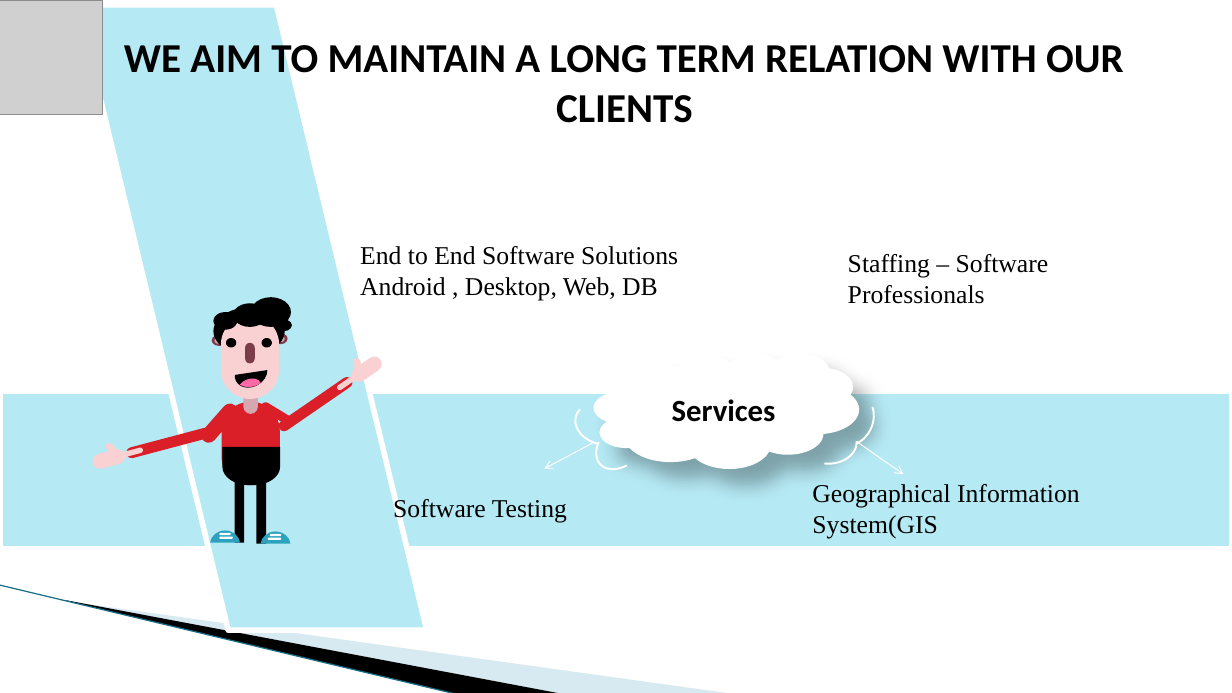
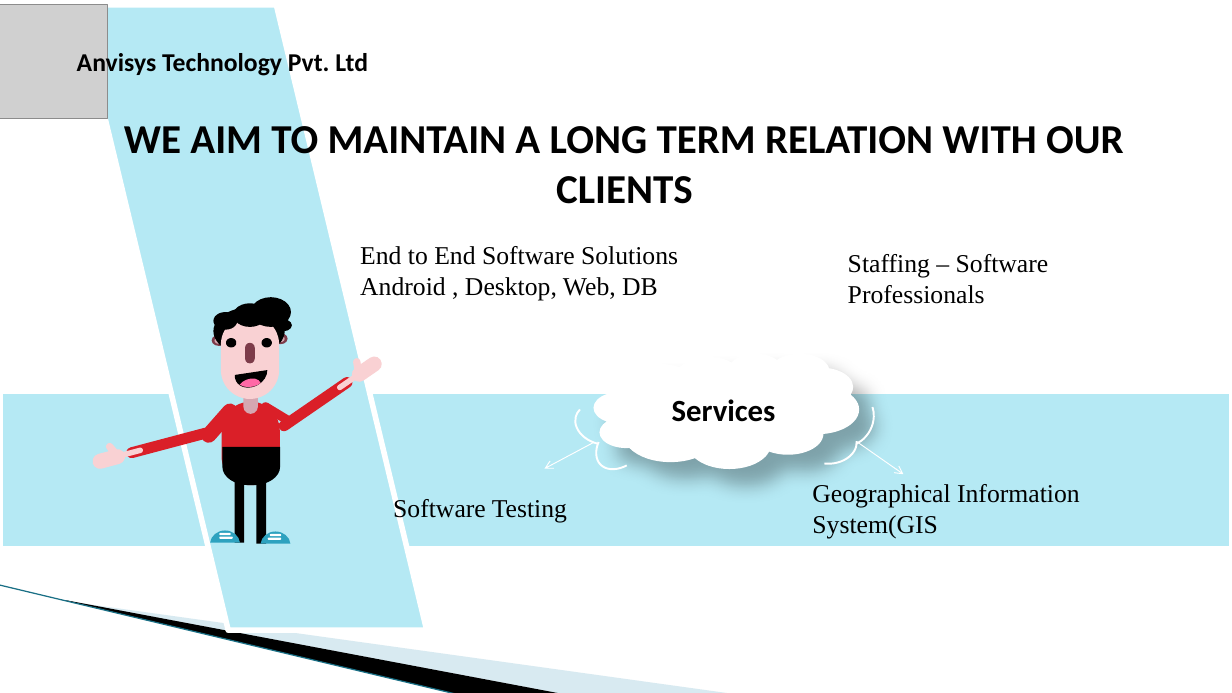
Before and after one commit to Anvisys/Documents, a slide deck: slide 4 of Anvisys technology presentation.pptx. Drawn at 1232x693 pixels with LibreOffice and Linux fonts; fonts in the diff are those of the drawing; grey boxes stand for pictures; background and template pictures are left out. Boxes give left, top, right and bottom in pixels: in the first picture for what was removed or moved away, otherwise in the second. Text is boxed around its words. In the diff, an @@ line names an element or a change of style, - is before the commit and + after.

```diff
--- a/Anvisys technology presentation.pptx
+++ b/Anvisys technology presentation.pptx
@@ picture: place and size @@
-picture at box(0, 0, 103, 114)
+picture at box(0, 5, 107, 118)
@@ text added at box(77, 50, 368, 77), 20 pt, text #000000, bold @@
+Anvisys Technology Pvt. Ltd
@@ text "WE AIM TO MAINTAIN A ...": place and size @@
-text "WE AIM TO MAINTAIN A ..." at box(124, 39, 1124, 123)
+text "WE AIM TO MAINTAIN A ..." at box(124, 120, 1124, 204)
```
Also in this commit, not shown: 21 other slides changed, 16 slides added, 1 slide removed, 2 other files.
